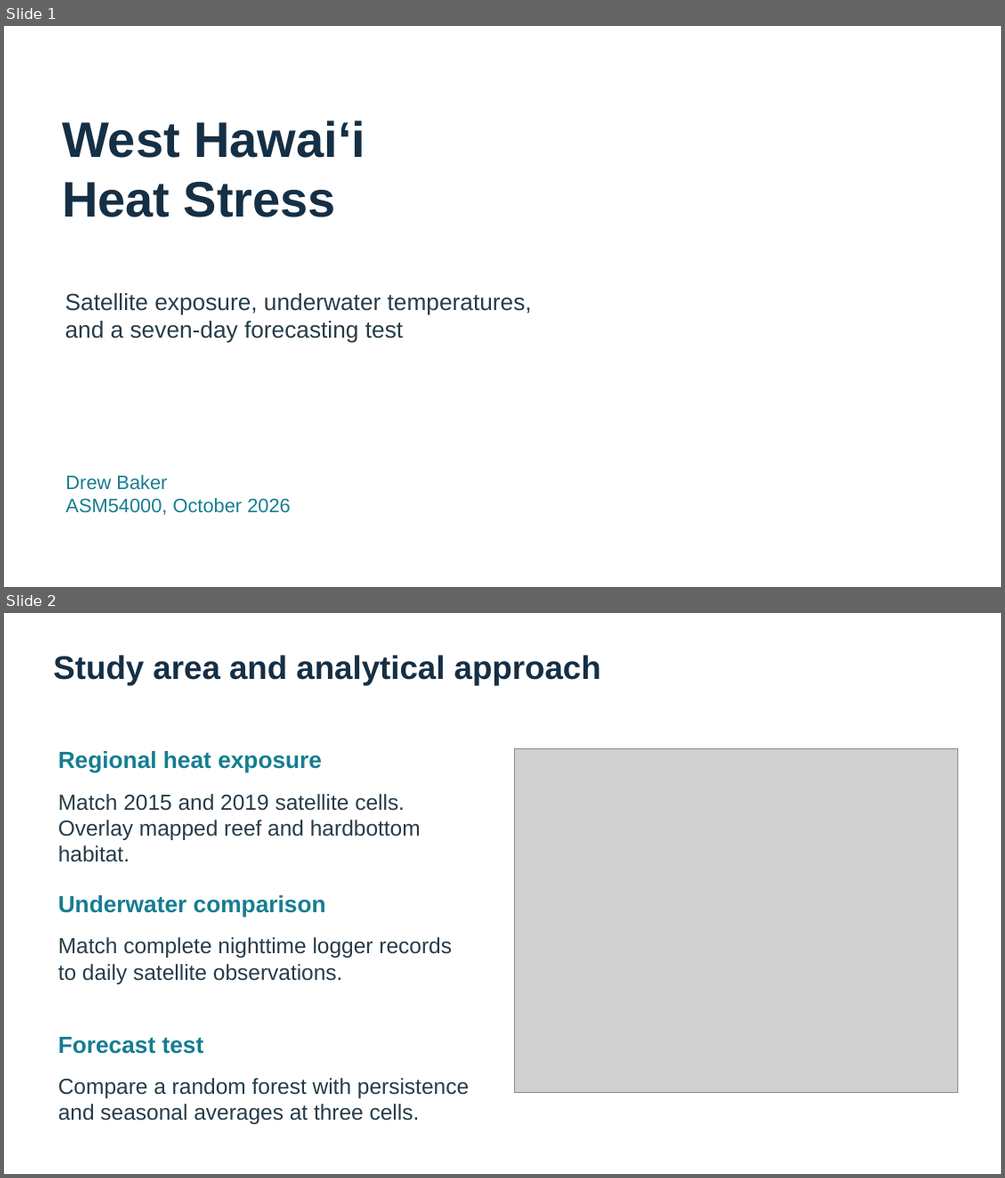
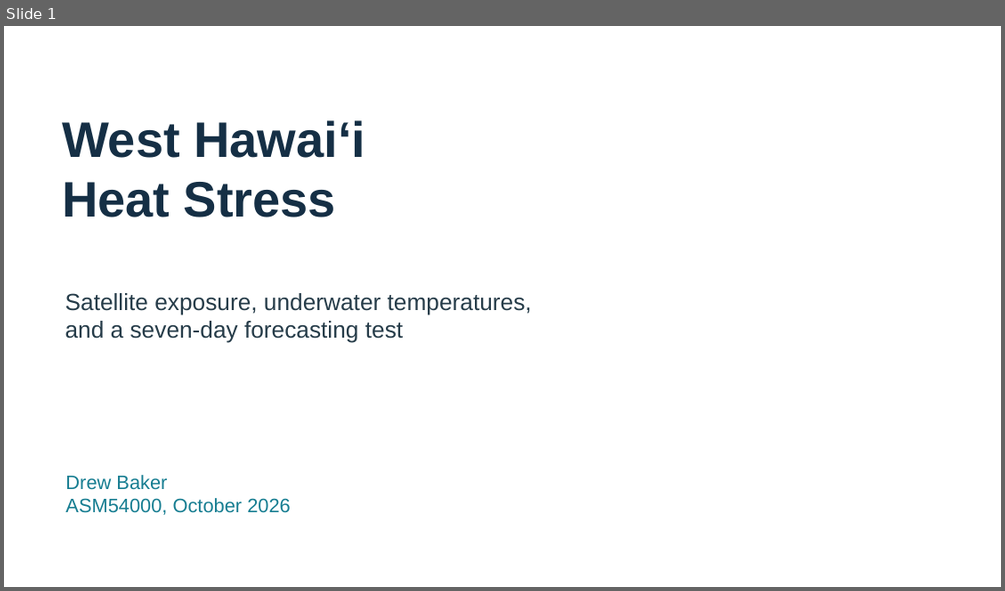
Before and after one commit to drwbkr1/West-Hawaii-Heat-Stress-ASM540, a slide deck: GISProjectDrewBaker/Documentation/GISPresentationDrewBaker.pptx. Shown one above the other, each under a label of ours: slides 1 and 2 before the commit, slide 1 after it. The pictures are 1005x1178 and 1005x591 pixels, drawn with LibreOffice and Linux fonts; fonts in the diff are those of the drawing; grey boxes stand for pictures. Boxes give left, top, right and bottom in pixels: in the first picture for what was removed or moved away, otherwise in the second. Text is boxed around its words. In the diff, an @@ line names an element or a change of style, - is before the commit and + after.

Commit message:
Revise presentation methods and forecast results

```diff
--- a/GISProjectDrewBaker/Documentation/GISPresentationDrewBaker.pptx
+++ b/GISProjectDrewBaker/Documentation/GISPresentationDrewBaker.pptx
@@ slide 2 removed at (4, 613, 1001, 1174), background #FFFFFF @@
@@ text removed at (53, 655, 601, 685) @@
-Study area and analytical approach
@@ text removed at (58, 751, 322, 773) @@
-Regional heat exposure
@@ picture removed at (514, 749, 958, 1093) @@
@@ text removed at (58, 794, 421, 862) @@
-Match 2015 and 2019 satellite cells. Overlay mapped reef and hardbottom habitat.
@@ text removed at (58, 895, 326, 917) @@
-Underwater comparison
@@ text removed at (58, 937, 452, 984) @@
-Match complete nighttime logger records to daily satellite observations.
@@ text removed at (58, 1037, 204, 1054) @@
-Forecast test
@@ text removed at (58, 1078, 469, 1124) @@
-Compare a random forest with persistence and seasonal averages at three cells.
```
Also in this commit, not shown: 1 slide changed, 4 slides added, 3 other slides removed, 1 other file.
